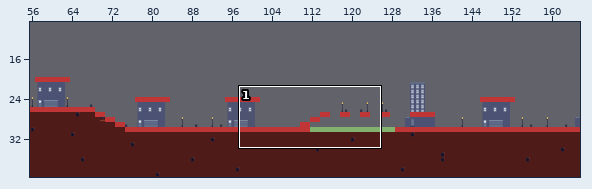
Two states of a Tiled map, Output/Assets/maps/Ciudad_3.tmx. Above: a wide view before the commit, with the close-up outlined.
Close-up. Earlier state:
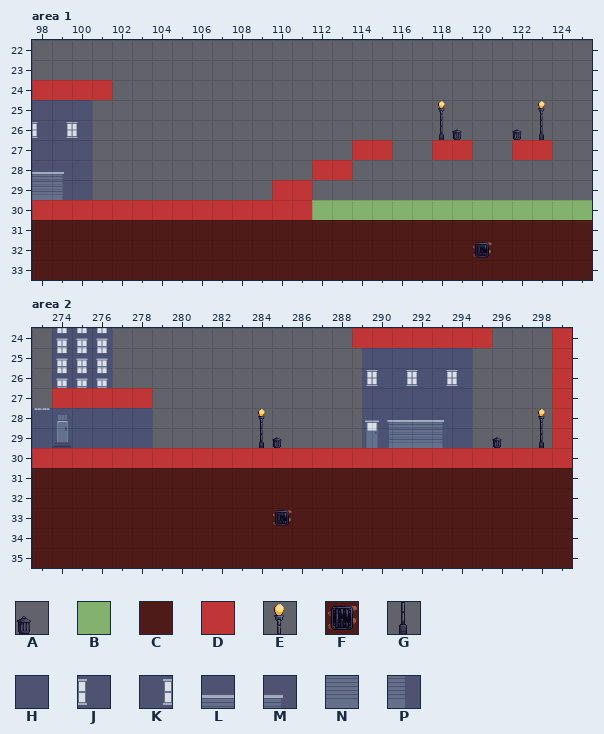
Cells are 32x32 px. Shown: area 1 x 98..125, y 22..33; area 2 x 273..299, y 24..35. The commit also changed other parts of the map, which this record leaves out. Tiles whose own drawing changed are shown in their newer look in all pictures.
Key: from "CityTileSet": A 4, B 24, C 27, D 37, E 53, F 55, G 66, H 92, J 105, K 106, L 132, M 134, N 145, P 147.
_ is an empty cell, # one hidden under a higher layer.
Layers that did not change in this view are not listed.
Layer "Terreno" before, area 1, first column x 98:
22 ____________________________
23 ____________________________
24 ####________________________
25 HHH_________________E____E__
26 JKJ_________________GA__AG__
27 HHH_____________##__##__##__
28 LMH___________##____________
29 NPH_________##______________
30 ############################
31 CCCCCCCCCCCCCCCCCCCCCCCCCCCC
32 CCCCCCCCCCCCCCCCCCCCCCFCCCCC
33 CCCCCCCCCCCCCCCCCCCCCCCCCCCC
Layer "Collisions" before, area 1, first column x 98:
22 ____________________________
23 ____________________________
24 DDDD________________________
25 ____________________________
26 ____________________________
27 ________________DD__DD__DD__
28 ______________DD____________
29 ____________DD______________
30 DDDDDDDDDDDDDD______________
31 ____________________________
32 ____________________________
33 ____________________________
Layer "DeathCollisions" before, area 1, first column x 98:
22 ____________________________
23 ____________________________
24 ____________________________
25 ____________________________
26 ____________________________
27 ____________________________
28 ____________________________
29 ____________________________
30 ______________BBBBBBBBBBBBBB
31 ____________________________
32 ____________________________
33 ____________________________
Layer "Collisions" before, area 2, first column x 273:
24 ________________DDDDDDD___D
25 __________________________D
26 __________________________D
27 _DDDDD____________________D
28 __________________________D
29 __________________________D
30 DDDDDDDDDDDDDDDDDDDDDDDDDDD
31 ___________________________
32 ___________________________
33 ___________________________
34 ___________________________
35 ___________________________
And afterwards:
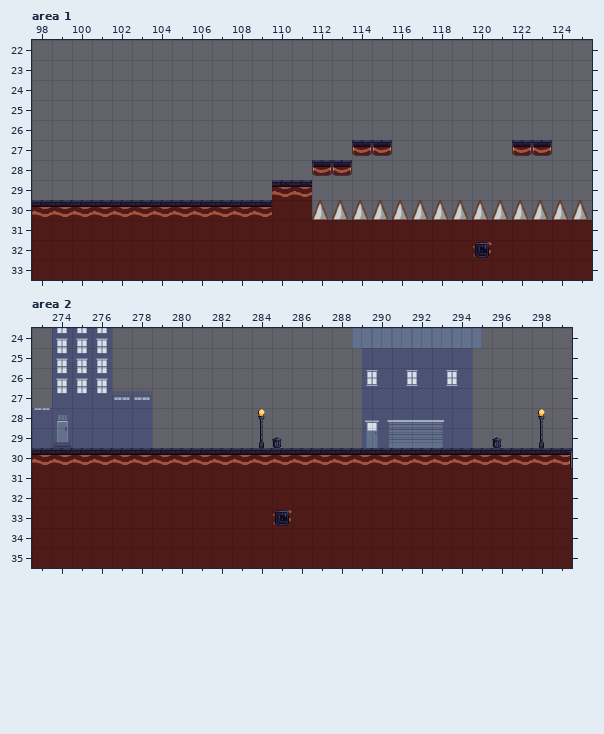
From old to new:
Changed rows in their new state; . is an unchanged cell.
Layer "Terreno", area 1:
first column x 98:
24 ____......................
25 ___................._...._
26 ___.................__..__
27 ___.................__....
28 ___.......................
29 ___.......................
Layer "Collisions" (now hidden), area 1:
first column x 98:
24 ____......................
27 ................__..__..__
28 ..............__..........
29 ............__............
30 ______________............
Layer "DeathCollisions" (now hidden), area 1:
first column x 112:
30 ______________
Layer "Collisions" (now hidden), area 2:
first column x 273:
24 ................_______..._
25 .........................._
26 .........................._
27 ._____...................._
28 .........................._
29 .........................._
30 ___________________________
Boxes around the changes in both close-ups, in picture pixels (x1, y1, x2, y2):
removed: (32, 80, 592, 220)
removed: (32, 328, 572, 468)
